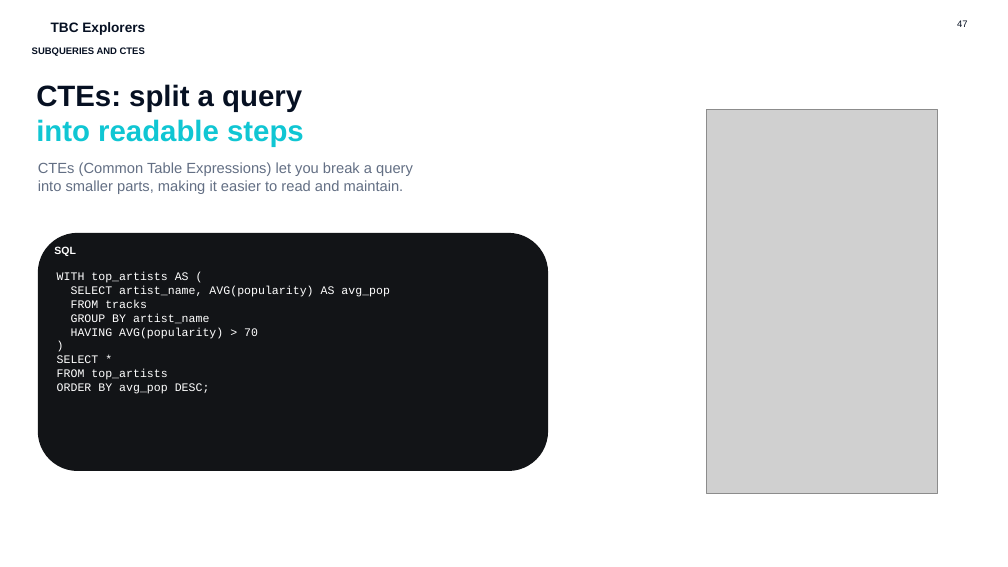
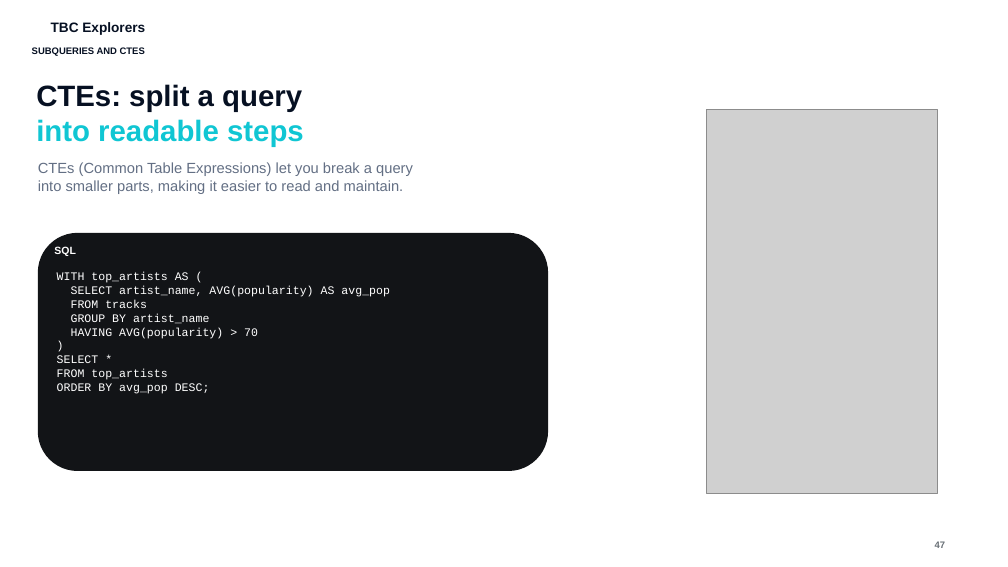
Before and after one commit to Furiere/data_course_3, a slide deck: slide 47 of slides/Data_course_3_lecture_2_1_SQL_basics.pptx. Drawn at 1008x567 pixels with LibreOffice and Linux fonts; fonts in the diff are those of the drawing; grey boxes stand for pictures. Boxes give left, top, right and bottom in pixels: in the first picture for what was removed or moved away, otherwise in the second. Text is boxed around its words. In the diff, an @@ line names an element or a change of style, - is before the commit and + after.

```diff
--- a/slides/Data_course_3_lecture_2_1_SQL_basics.pptx
+++ b/slides/Data_course_3_lecture_2_1_SQL_basics.pptx
@@ page number: place and size @@
-page number at (957, 20, 968, 27)
+page number at (935, 541, 946, 548)
@@ page number at (935, 541, 946, 548): text colour #061022 to #697076, bold on @@
```
Also in this commit, not shown: 64 other slides changed, 5 other files.
